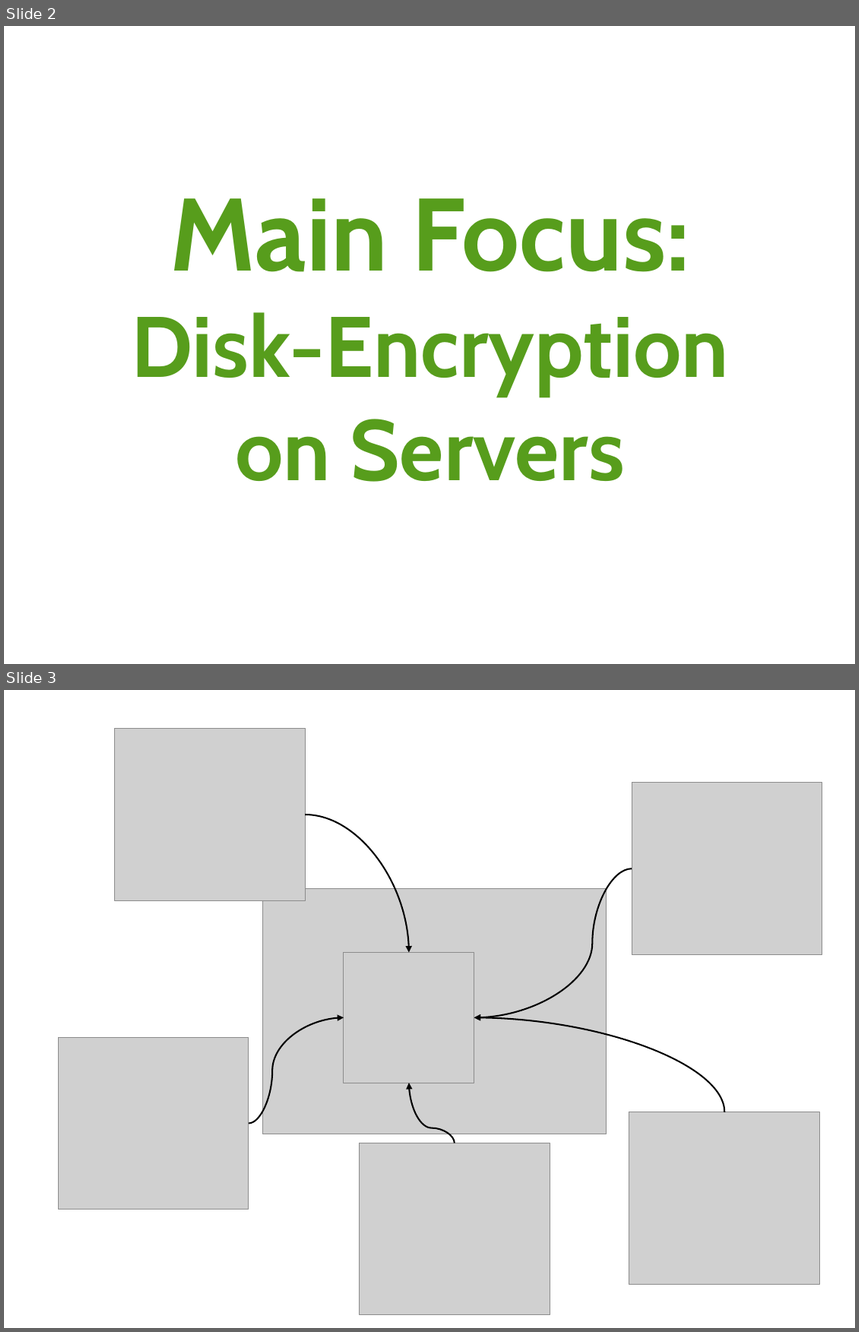
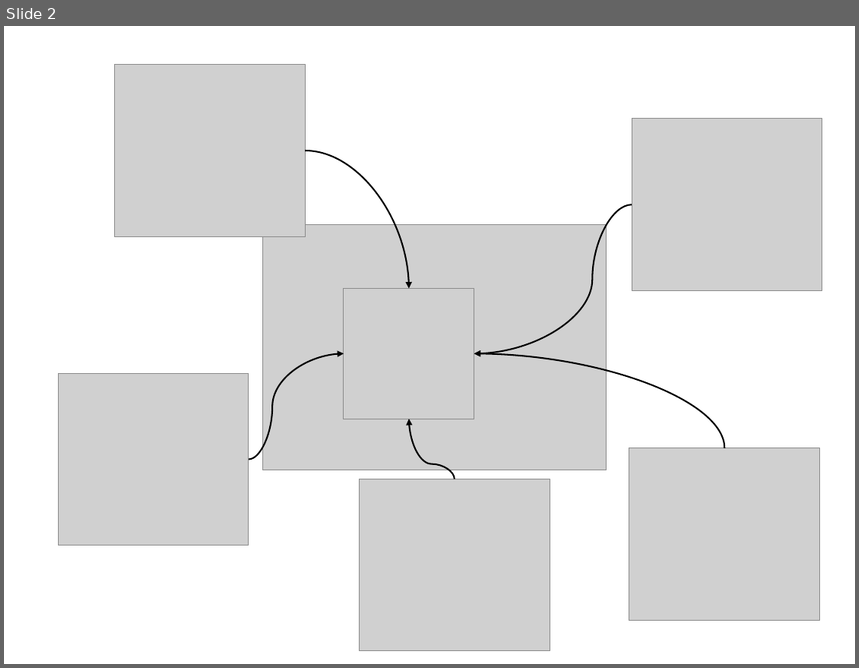
Before and after one commit to arver/arver, a slide deck: presentation/28c3.odp. Shown one above the other, each under a label of ours: slides 2 and 3 before the commit, slide 2 after it. The pictures are 859x1332 and 859x668 pixels, drawn with LibreOffice and Linux fonts; fonts in the diff are those of the drawing; grey boxes stand for pictures. Boxes give left, top, right and bottom in pixels: in the first picture for what was removed or moved away, otherwise in the second. Text is boxed around its words. In the diff, an @@ line names an element or a change of style, - is before the commit and + after.

```diff
--- a/presentation/28c3.odp
+++ b/presentation/28c3.odp
@@ slide 2 removed at <box>4,26,855,664</box>, background #FFFFFF @@
@@ title removed at <box>131,199,729,482</box> @@
-Main Focus:
-Disk-Encryption
-on Servers
@@ what was slide 3 is now slide 2 @@
```
Also in this commit, not shown: 9 slides changed, 4 slides added, 2 other slides removed, 1 other file.
